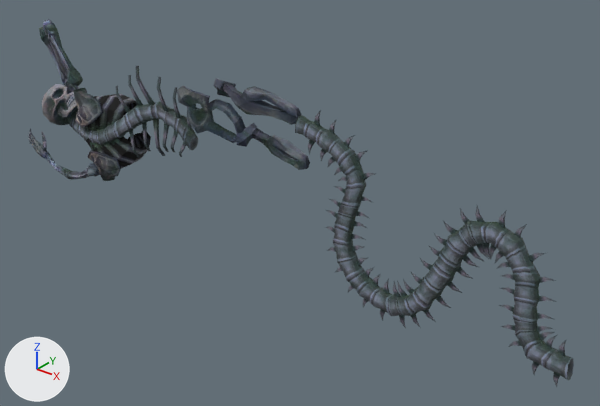
An edit to the OBJ model sceneobjs/yatelandisi_dongxue_06/yatelandisi_dongxue_06_haiguige01.obj, drawn before and after from the same camera.
Before and after are seen from a camera (50 mm lens) standing at (1084.0, -1176.0, 692.0) and looking at (121.0, 28.0, -55.0). Arrows for +X, +Y and +Z are at lower left; the lights stay in place. Where no turn or scale is listed for an object, it has been applied to the vertices. Vertices at the same position are counted once.

Objects in the first picture: 'yatelandisi_dongxue_06_haiguige01'.
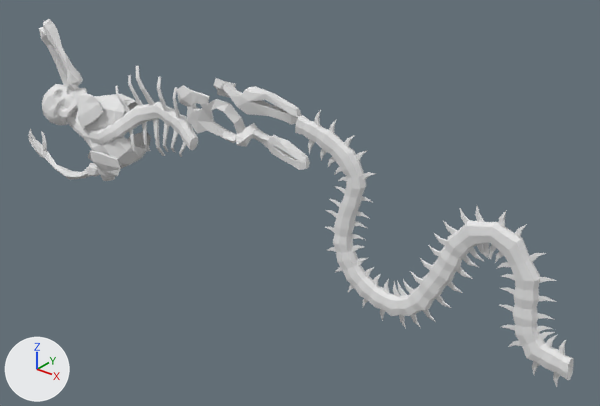
Location of each change, [x1, y1, x2, y2] in pixels of the pictures (600 x 406 px):
part 1 of me_yatelandisi_dongxue_06_haiguige01, recoloured: [29, 19, 310, 181] in both
part 2 of me_yatelandisi_dongxue_06_haiguige01, recoloured: [42, 66, 566, 387] in both
part 3 of me_yatelandisi_dongxue_06_haiguige01, recoloured: [66, 102, 574, 380] in both
part 4 of me_yatelandisi_dongxue_06_haiguige01, recoloured (black to grey): [85, 94, 151, 168] in both

What the commit changed:
Material 'material_4' (mat_material_4_1) is new.
Its base color is (0.8, 0.8, 0.8) (white #e7e7e7).
Its roughness is 1.0.
Material 'material_3' (mat_material_3_1) is new.
Its base color is (0.8, 0.8, 0.8) (white #e7e7e7).
Its roughness is 1.0.
Material 'material_1' (mat_material_1_1) is new.
Its base color is (0.8, 0.8, 0.8) (white #e7e7e7).
Its roughness is 1.0.
Material 'material_2' (mat_material_2_1) is new.
Its base color is (0.8, 0.8, 0.8) (white #e7e7e7).
Its roughness is 1.0.
me_yatelandisi_dongxue_06_haiguige01 has 2384 vertices, 4152 faces and spans x -745.0..733.0, y -92.0..18.0, z -227.0..236.0.
me_yatelandisi_dongxue_06_haiguige01 is used by ob_yatelandisi_dongxue_06_haiguige01; location (0.0, 0.0, 0.0).
me_yatelandisi_dongxue_06_haiguige01 part 1: all 928 faces that had it switch from mat_material_2 (picture img_yatelandisi_dongxue_06_haiguige01_02_png) to mat_material_2_1 (white #e7e7e7).
me_yatelandisi_dongxue_06_haiguige01 part 2: all 1640 faces that had it switch from mat_material_3 (picture img_yatelandisi_dongxue_06_haiguige01_03_png) to mat_material_3_1 (white #e7e7e7).
me_yatelandisi_dongxue_06_haiguige01 part 3: all 1296 faces that had it switch from mat_material_4 (picture img_yatelandisi_dongxue_06_haiguige01_04_png) to mat_material_4_1 (white #e7e7e7).
me_yatelandisi_dongxue_06_haiguige01 part 4: all 288 faces that had it switch from mat_material_1 (picture img_yatelandisi_dongxue_06_haiguige01_01_png) to mat_material_1_1 (white #e7e7e7).
